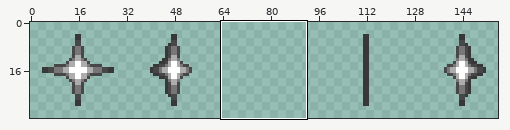
Pixel-art file, stored at interco-jv-2026/assets/Aseprite/piece_detoile.aseprite. Above: a wide view before the commit, with the close-up outlined.
Close-up. Before the edit:
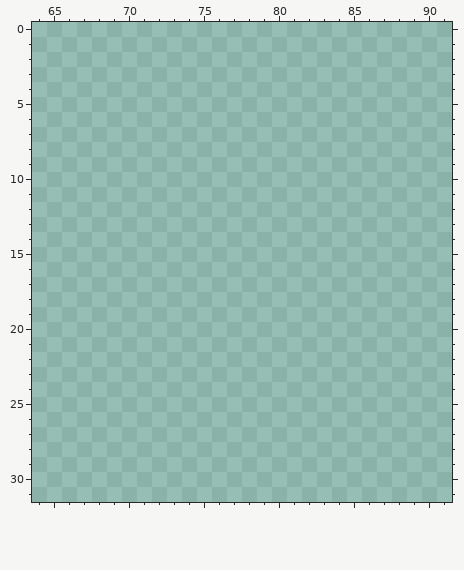
128x32 pixels, 1 frame. Shown: x 64..91, y 0..31. The old version is drawn lined up with the new one. The wide view leaves out empty margins.
Palette (. is transparent): 
The same view after the edit:
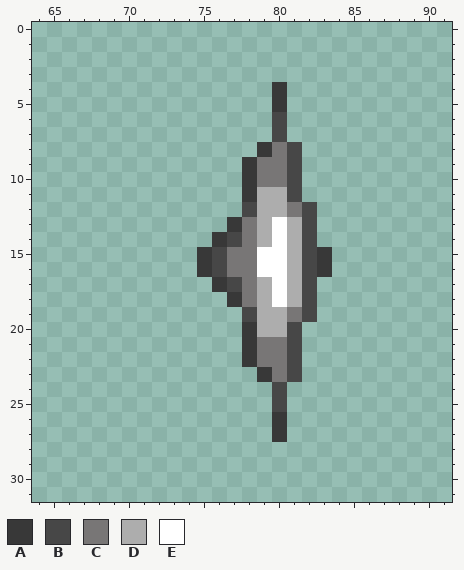
Colours new in this view: A #383838  B #474747  C #787676  D #adadad  E #ffffff
What changed:
{"change": "canvas 128x32 -> 160x32; drawings rearranged on the sheet (the old picture shows each at its new place)"}
{"y":4,"x":80,"old":".","new":"A"}
{"y":5,"x":80,"old":".","new":"A"}
{"y":6,"x":80,"old":".","new":"B"}
{"y":7,"x":80,"old":".","new":"B"}
{"y":8,"x":79,"old":"...","new":"ACB"}
{"y":9,"x":78,"old":"....","new":"ACCB"}
{"y":10,"x":78,"old":"....","new":"ACCB"}
{"y":11,"x":78,"old":"....","new":"ADDB"}
{"y":12,"x":78,"old":".....","new":"BDDCB"}
{"y":13,"x":77,"old":"......","new":"ACDEDB"}
{"y":14,"x":76,"old":".......","new":"ABCDEDB"}
{"y":15,"x":75,"old":".........","new":"ABCCEEDBA"}
{"y":16,"x":75,"old":".........","new":"ABCCEEDBA"}
{"y":17,"x":76,"old":".......","new":"ABCDEDB"}
{"y":18,"x":77,"old":"......","new":"ACDEDB"}
{"y":19,"x":78,"old":".....","new":"BDDCB"}
{"y":20,"x":78,"old":"....","new":"ADDB"}
{"y":21,"x":78,"old":"....","new":"ACCB"}
{"y":22,"x":78,"old":"....","new":"ACCB"}
{"y":23,"x":79,"old":"...","new":"ACB"}
{"y":24,"x":80,"old":".","new":"B"}
{"y":25,"x":80,"old":".","new":"B"}
{"y":26,"x":80,"old":".","new":"A"}
{"y":27,"x":80,"old":".","new":"A"}
{"label":"added","picture_box":[197,82,332,442]}
